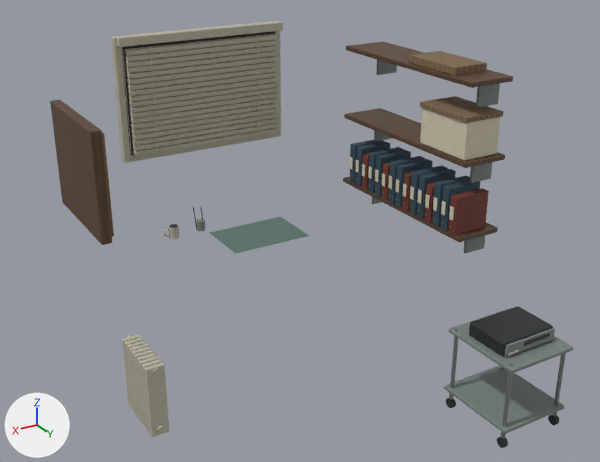
A saved change to the FBX model unreal/ArtSource/Office/Export/SM_Office_Dressing.fbx.
One viewpoint serves both versions: a 50 mm lens placed at (3.1, -4.43, 3.38), pointed at (0.45, -8.85, 1.17). The lights are fixed; the arrows at lower left show +X, +Y and +Z. The first picture is the older version.

In view in the first picture: 'SM_Office_Dressing'.
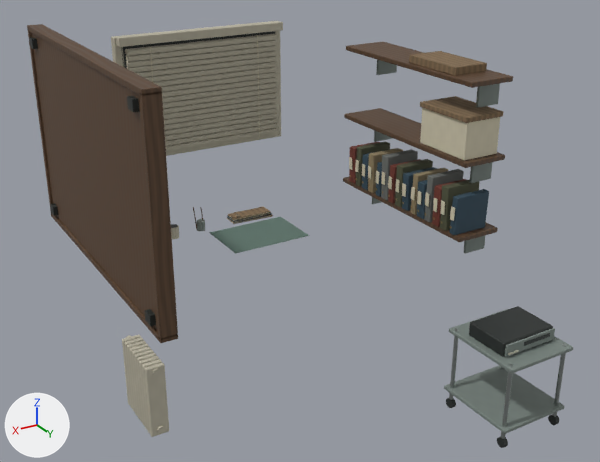
Changed parts and their boxes [x1, y1, x2, y2] in the pictures (600 x 462 px; the box of a moved part takes in the faces that stretch with it):
'SM_Office_Dressing', reshaped
    before: [50, 21, 573, 448]
    after: [27, 21, 573, 448]
part 1 of me_cube_472, moved or reshaped
    before: [449, 206, 454, 221]
    after: [450, 206, 455, 221]
part 2 of me_cube_472, moved or reshaped
    before: [425, 194, 430, 209]
    after: [425, 193, 430, 207]
part 3 of me_cube_472, moved or reshaped
    before: [410, 186, 414, 200]
    after: [411, 187, 415, 200]
part 4 of me_cube_472, moved or reshaped
    before: [382, 173, 385, 187]
    after: [381, 172, 385, 185]
part 5 of me_cube_472, moved or reshaped
    before: [375, 169, 379, 182]
    after: [375, 171, 379, 184]
part 6 of me_cube_472, moved or reshaped (not visible before)
    after: [145, 309, 156, 326]
part 7 of me_cube_472, moved or reshaped (not visible before)
    after: [50, 203, 58, 216]
part 8 of me_cube_472, moved or reshaped (not visible before)
    after: [127, 96, 139, 112]
part 9 of me_cube_472, moved or reshaped
    before: [102, 132, 114, 237]
    after: [29, 37, 38, 49]
part 10 of me_cube_472, moved or reshaped
    before: [50, 100, 112, 245]
    after: [31, 33, 158, 331]
part 11 of me_cube_472, added
    after: [51, 213, 178, 343]
part 12 of me_cube_472, added (brown)
    after: [27, 24, 162, 96]
part 13 of me_cube_472, added (brown)
    after: [139, 91, 178, 339]
part 14 of me_cube_472, added
    after: [27, 29, 53, 215]
part 15 of me_cube_472, moved or reshaped
    before: [349, 140, 489, 235]
    after: [349, 142, 489, 235]
part 16 of me_cube_472, added (brown)
    after: [227, 207, 273, 224]
part 17 of me_cube_472, surface changed
    both: [113, 57, 488, 254]
part 18 of me_cube_472, recoloured
    both: [362, 153, 484, 234]
part 19 of me_cube_472, recoloured
    both: [395, 159, 432, 207]

Diff of the bpy script that builds the scene:
```diff
--- a/unreal/ArtSource/Office/Export/SM_Office_Dressing.fbx.py
+++ b/unreal/ArtSource/Office/Export/SM_Office_Dressing.fbx.py
@@ mat_m_office_bindertan @@
+mat_m_office_bindertan = bpy.data.materials.new('M_Office_BinderTan')
+# uses the picture img_m_office_bindertan_base_png
+# uses the picture img_m_office_bindertan_rough_png
@@ mat_m_office_binderolive @@
+mat_m_office_binderolive = bpy.data.materials.new('M_Office_BinderOlive')
+# uses the picture img_m_office_binderolive_base_png
+# uses the picture img_m_office_binderolive_rough_png
@@ mat_m_office_binderfadedgray @@
+mat_m_office_binderfadedgray = bpy.data.materials.new('M_Office_BinderFadedGray')
+# uses the picture img_m_office_binderfadedgray_base_png
+# uses the picture img_m_office_binderfadedgray_rough_png
@@ me_cube_472 @@
-me_cube_472.from_pydata(...)  # 10144 vertices, 19728 faces; spans x -0.84..1.75, y -10.33..-7.45, z 0.01..2.31
+me_cube_472.from_pydata(...)  # 15848 vertices, 30860 faces; spans x -0.84..1.78, y -10.33..-7.45, z 0.01..2.45
+# me_cube_472 part 1: the loose piece of 96 vertices spanning x -0.45, y -8.39..-8.35, z 1.23..1.32 is moved by (0.0, 0.01, 0.0)
+# me_cube_472 part 2: the loose piece of 96 vertices spanning x -0.45, y -8.65..-8.61, z 1.23..1.32 is moved by (0.0, 0.0, 0.01)
+# me_cube_472 part 3: the loose piece of 96 vertices spanning x -0.45, y -8.82..-8.78, z 1.23..1.33 is moved by (0.0, 0.01, 0.0)
+# me_cube_472 part 4: the loose piece of 96 vertices spanning x -0.45, y -9.16..-9.12, z 1.23..1.32 is moved by (0.0, 0.0, 0.01)
+# me_cube_472 part 5: the loose piece of 96 vertices spanning x -0.45, y -9.25..-9.21, z 1.23..1.33 is moved by (0.0, 0.01, -0.01)
+# me_cube_472 part 6: the loose piece of 96 vertices spanning x 1.66, y -9.48..-9.28, z 1.34..1.59 is scaled about its middle by (10, 0.36, 0.248), then moved by (0.1, 1.14, -0.29), in mat_m_office_blackbakelite
+# me_cube_472 part 7: the loose piece of 96 vertices spanning x 1.66, y -9.7..-9.5, z 1.62..1.88 is scaled about its middle by (10, 0.36, 0.248), then moved by (0.1, -0.48, -0.58), in mat_m_office_blackbakelite
+# me_cube_472 part 8: the loose piece of 96 vertices spanning x 1.66, y -9.33..-9.13, z 1.65..1.9 is scaled about its middle by (10, 0.36, 0.248), then moved by (0.1, 0.99, 0.57), in mat_m_office_blackbakelite
+# me_cube_472 part 9: the loose piece of 96 vertices spanning x 1.66..1.69, y -9.84..-9.06, z 1.32..1.98 is scaled about its middle by (1.48, 0.0925, 0.0941), then moved by (0.09, -0.63, 0.7), in mat_m_office_blackbakelite
+# me_cube_472 part 10: the loose piece of 96 vertices spanning x 1.69..1.75, y -9.87..-9.03, z 1.29..2.01 is scaled about its middle by (0.952, 2.48, 1.88), then moved by (0.0, 0.29, 0.11)
+# me_cube_472 part 11: the loose piece of 96 vertices spanning x 1.69..1.75, y -9.87..-9.03, z 1.29..2.01 is copied, and the copy is scaled about its middle by (1.61, 2.52, 0.0431), then moved by (-0.01, 0.29, -0.56); it spans x 1.66..1.76, y -10.21..-8.11, z 1.07..1.11
+# me_cube_472 part 12: the loose piece of 96 vertices spanning x 1.69..1.75, y -9.87..-9.03, z 1.29..2.01 is copied, and the copy is scaled about its middle by (1.61, 2.52, 0.0431), then moved by (-0.01, 0.29, 0.78); it spans x 1.66..1.76, y -10.21..-8.11, z 2.41..2.45
+# me_cube_472 part 13: the loose piece of 96 vertices spanning x 1.69..1.75, y -9.87..-9.03, z 1.29..2.01 is copied, and the copy is scaled about its middle by (1.61, 0.0369, 1.88), then moved by (-0.01, 1.32, 0.11); it spans x 1.66..1.76, y -8.15..-8.11, z 1.09..2.43
+# me_cube_472 part 14: the loose piece of 96 vertices spanning x 1.69..1.75, y -9.87..-9.03, z 1.29..2.01 is copied, and the copy is scaled about its middle by (1.61, 0.0369, 1.88), then moved by (-0.01, -0.74, 0.11); it spans x 1.66..1.76, y -10.21..-10.17, z 1.09..2.43
+# me_cube_472 part 15: 161 vertices moved within x -0.74..-0.44, y -9.59..-8.37, z 1.12..1.43; 1434 vertices removed from x -0.74..-0.44, y -9.61..-8.34, z 1.12..1.43; 1434 vertices added at x -0.74..-0.44, y -9.62..-8.33, z 1.12..1.46
+# me_cube_472 part 16: 2896 vertices added at x 0.04..0.4, y -10.12..-9.96, z 0.8..0.86
+# me_cube_472 part 17: 13190 kept faces spanning x -0.84..1.72, y -10.33..-7.45, z 0.01..2.31 get new texture (UV) coordinates
+# me_cube_472 part 18: 128 faces spanning x -0.74..-0.46, y -9.44..-8.34, z 1.12..1.39 switch from mat_m_office_binderburgundy to mat_m_office_binderblue
+# me_cube_472 part 19: 159 faces spanning x -0.74..-0.46, y -9.52..-8.43, z 1.12..1.43 switch from mat_m_office_binderblue to mat_m_office_binderolive
+# other edits to the shape of me_cube_472 do not show in these pictures
 me_cube_472.materials.append(mat_m_office_walnut)
@@ me_cube_472 @@
 me_cube_472.materials.append(mat_m_office_brushedmetal)
+me_cube_472.materials.append(mat_m_office_binderfadedgray)
+me_cube_472.materials.append(mat_m_office_bindertan)
```
